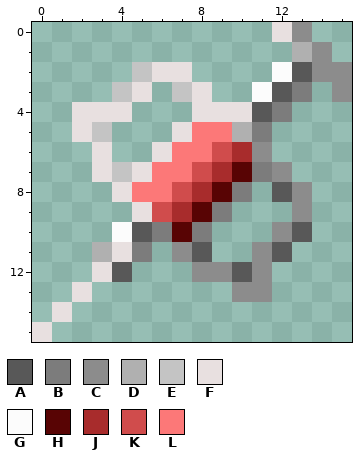
A pixel-art sprite gets an edit: Resources/Weapons/Earthbound/Utilities/bigob_Stims.png. Above: the version before the commit.
The file is 16x16 pixels.
Palette (. is transparent): A #585858  B #7c7c7c  C #8c8c8c  D #b0b0b0  E #c4c4c4  F #e8e0e0  G #fcfcfc  H #580404  J #a82c2c  K #d04c4c  L #fc7878
The result:
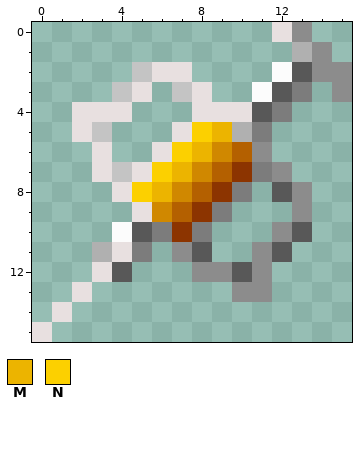
Colours new in this view: M #ecb400  N #fcd000
Changes in this commit:
@@ palette @@
-H #580404
+H #8c3400
-J #a82c2c
+J #b46000
-K #d04c4c
+K #d08800
@@ x 3..11 @@
  4 FF...FFFA
- 5 E...FLLDB
- 6 F..FLLKJC
- 7 FEFLLKJHB
- 8 .FLLKJHB.
+ 5 E...FNMDB
+ 6 F..FNMKJC
+ 7 FEFNMKJHB
+ 8 .FNMKJHB.
  9 ..FKJHB..
Pixel boxes of the changes (left, top, right, bottom) in both pictures:
changed: (132, 122, 252, 242)
